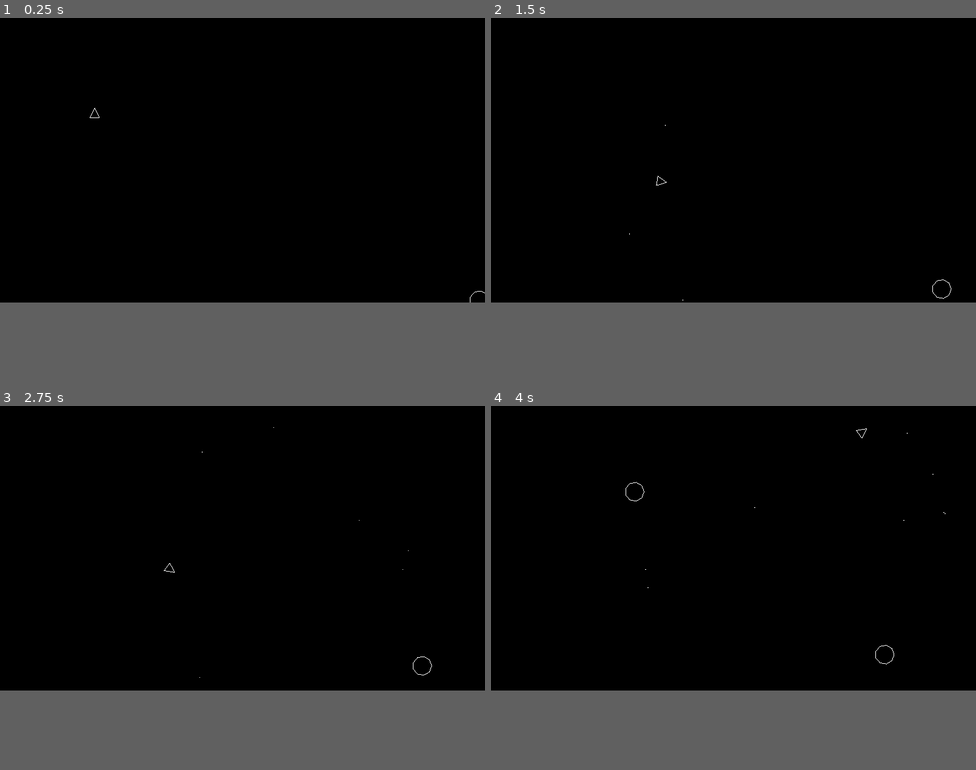
Above: before the commit, frames 1-4 (two rows, left to right).
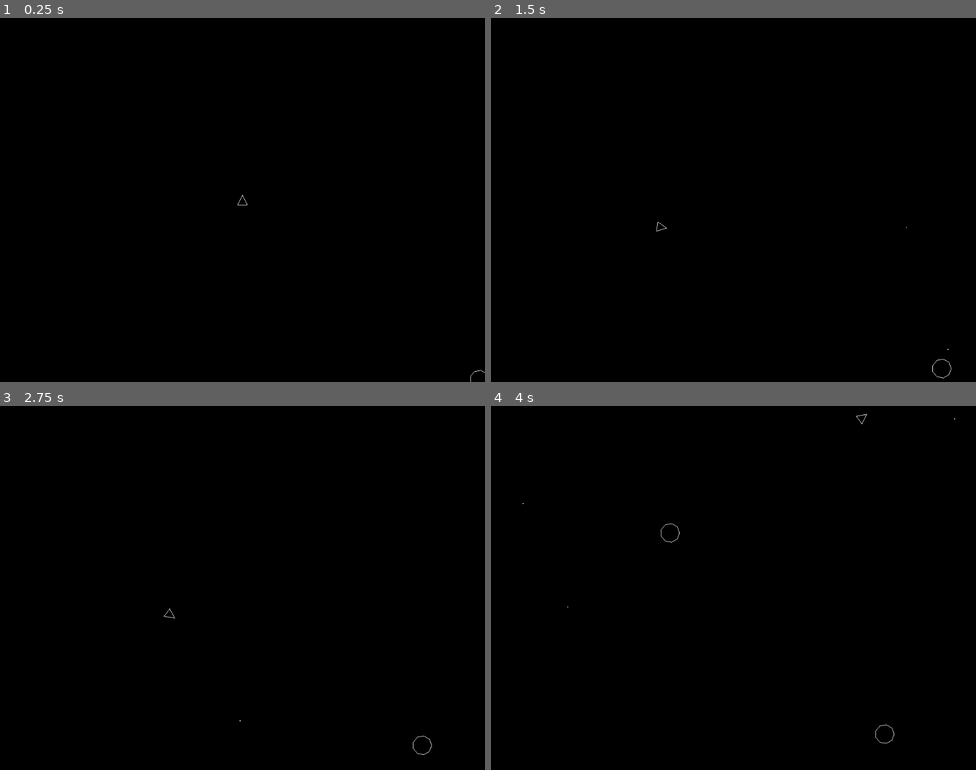
Above: after the commit, the same moments.

Repository: anderspitman/Asteroids1979
Game: Godot game, scene res://Main.tscn
The game is run twice, just before and just after one commit, with the same random seed, the same clock (stepped at 60 frames per second) and the same inputs.
Inputs:
- Up to frame 1 (0.25 s): no input
- Up to frame 2 (1.5 s): hold Right (ui_right) 0.53-1.28 s; tap Space (ui_select) at 0.6, 0.77, 1.07 s; hold Left (ui_left) from 1.28 s (still down); tap Shift (shift) at 1.35 s
- Up to frame 3 (2.75 s): tap Space (ui_select) at 1.52, 1.55, 1.82, 2.1 s; tap Enter at 2 s; release Left (ui_left) at 2.03 s; hold Right (ui_right) from 2.03 s (still down)
- Up to frame 4 (4 s): release Right (ui_right) at 2.78 s; hold Up (ui_up) 2.78-3.53 s; tap Shift (shift) at 2.85 s; tap Space (ui_select) at 3.02, 3.05, 3.32, 3.6, 3.77 s; hold Left (ui_left) from 3.53 s (still down)
In our replay, the window is 800x469 before the commit and 800x600 after it. These sizes can differ from the game's own. Grey fills any space a smaller window leaves; there, only what the larger window draws over its background counts as a difference.

The runs differ from the first frame. In frame 1, less than 0.1% of the frame differs, in the area x 18-100%, y 24-100%; in frame 2, less than 0.1%; in frame 3, less than 0.1%; in frame 4, 0.1%, in the area x 6-96%, y 2-93%.

Commit message:
Centering finally working the way I want
Commit before I lose it

Diff:
--- a/Asteroid.gd
+++ b/Asteroid.gd
@@ -4,7 +4,6 @@
 signal destroyed(position, size)
 
 onready var viewport_size = get_viewport_rect().size
-onready var main = $"/root/Main"
 
 var velocity = Vector2.ZERO
 var radius = 0
--- /dev/null
+++ b/Background.gd
@@ -0,0 +1,6 @@
+extends Node2D
+
+onready var viewport_size = get_viewport_rect().size
+
+func _draw():
+	draw_rect(Rect2(0, 0, viewport_size.x, viewport_size.y), Color.black)
--- a/Bullet.tscn
+++ b/Bullet.tscn
@@ -9,7 +9,7 @@
 script = ExtResource( 1 )
 
 [node name="Timer" type="Timer" parent="."]
-wait_time = 3.0
+wait_time = 0.75
 one_shot = true
 autostart = true
 
--- a/Main.gd
+++ b/Main.gd
@@ -3,6 +3,8 @@
 const Asteroid := preload("res://Asteroid.tscn")
 
 onready var viewport_size = get_viewport().size
+
+onready var viewport = $"/root/Main/Container/ViewportContainer/Viewport"
 
 func _on_Asteroid_spawn_timeout():
 	var pos = Vector2(rand_range(0, viewport_size.x), rand_range(0, viewport_size.y))
@@ -21,4 +23,4 @@
 	asteroid.position = position
 	asteroid.size = size
 	asteroid.connect("destroyed", self, "_on_Asteroid_destroyed")
-	add_child(asteroid)
+	viewport.add_child(asteroid)
--- a/Main.tscn
+++ b/Main.tscn
@@ -1,20 +1,47 @@
-[gd_scene load_steps=4 format=2]
+[gd_scene load_steps=5 format=2]
 
 [ext_resource path="res://Main.gd" type="Script" id=1]
 [ext_resource path="res://Ship.tscn" type="PackedScene" id=2]
 [ext_resource path="res://Asteroid.tscn" type="PackedScene" id=3]
+[ext_resource path="res://Background.gd" type="Script" id=4]
 
 [node name="Main" type="Node"]
 script = ExtResource( 1 )
 
-[node name="Ship" parent="." instance=ExtResource( 2 )]
+[node name="Container" type="CenterContainer" parent="."]
+anchor_left = 0.5
+anchor_top = 0.5
+anchor_right = 0.5
+anchor_bottom = 0.5
+margin_left = -512.0
+margin_top = -384.0
+margin_right = 512.0
+margin_bottom = 384.0
+
+[node name="ViewportContainer" type="ViewportContainer" parent="Container"]
+margin_right = 1024.0
+margin_bottom = 768.0
+size_flags_horizontal = 3
+size_flags_vertical = 3
+
+[node name="Viewport" type="Viewport" parent="Container/ViewportContainer"]
+size = Vector2( 1024, 768 )
+handle_input_locally = false
+hdr = false
+usage = 0
+render_target_update_mode = 3
+
+[node name="Background" type="Node2D" parent="Container/ViewportContainer/Viewport"]
+script = ExtResource( 4 )
+
+[node name="Ship" parent="Container/ViewportContainer/Viewport" instance=ExtResource( 2 )]
 position = Vector2( 200, 200 )
 
-[node name="Asteroid" parent="." instance=ExtResource( 3 )]
+[node name="Asteroid" parent="Container/ViewportContainer/Viewport" instance=ExtResource( 3 )]
 
-[node name="Timer" type="Timer" parent="."]
+[node name="Timer" type="Timer" parent="Container/ViewportContainer/Viewport"]
 wait_time = 3.0
 autostart = true
 
-[connection signal="destroyed" from="Asteroid" to="." method="_on_Asteroid_destroyed"]
-[connection signal="timeout" from="Timer" to="." method="_on_Asteroid_spawn_timeout"]
+[connection signal="destroyed" from="Container/ViewportContainer/Viewport/Asteroid" to="." method="_on_Asteroid_destroyed"]
+[connection signal="timeout" from="Container/ViewportContainer/Viewport/Timer" to="." method="_on_Asteroid_spawn_timeout"]
--- a/Ship.gd
+++ b/Ship.gd
@@ -16,18 +16,22 @@
 var rng = RandomNumberGenerator.new()
 
 onready var viewport_size = get_viewport_rect().size
-onready var main = $"/root/Main"
+onready var viewport = $"/root/Main/Container/ViewportContainer/Viewport"
 
 func _init():
 	print("Ship instanced")
 
 func _ready():
 
+	print(viewport_size)
+
 	var size = 10
 	ship_points.push_back(Vector2(0, -1) * size)
 	ship_points.push_back(Vector2(-1, 1) * size)
 	ship_points.push_back(Vector2(1, 1) * size)
 	ship_points.push_back(Vector2(0, -1) * size)
+
+	position = Vector2(viewport_size.x, viewport_size.y) / 2
 
 func _draw():
 	#draw_circle(position, 10, Color.white)
@@ -67,8 +71,8 @@
 		var bullet = Bullet.instance()
 		bullet.position = position + Vector2.UP.rotated(rotation) * 10
 		#bullet.velocity = Vector2.UP.rotated(rotation)
-		bullet.velocity = velocity + Vector2.UP.rotated(rotation) * 400
-		main.add_child(bullet)
+		bullet.velocity = velocity + Vector2.UP.rotated(rotation) * 900
+		viewport.add_child(bullet)
 
 	if Input.is_action_just_pressed("shift"):
 		position.x = rng.randf_range(0, viewport_size.x)
--- a/project.godot
+++ b/project.godot
@@ -16,7 +16,9 @@
 
 [display]
 
-window/stretch/mode="2d"
+window/size/height=768
+window/stretch/mode="viewport"
+window/stretch/aspect="expand"
 
 [gui]
 
@@ -36,5 +38,4 @@
 
 [rendering]
 
-environment/default_clear_color=Color( 0, 0, 0, 1 )
 environment/default_environment="res://default_env.tres"
